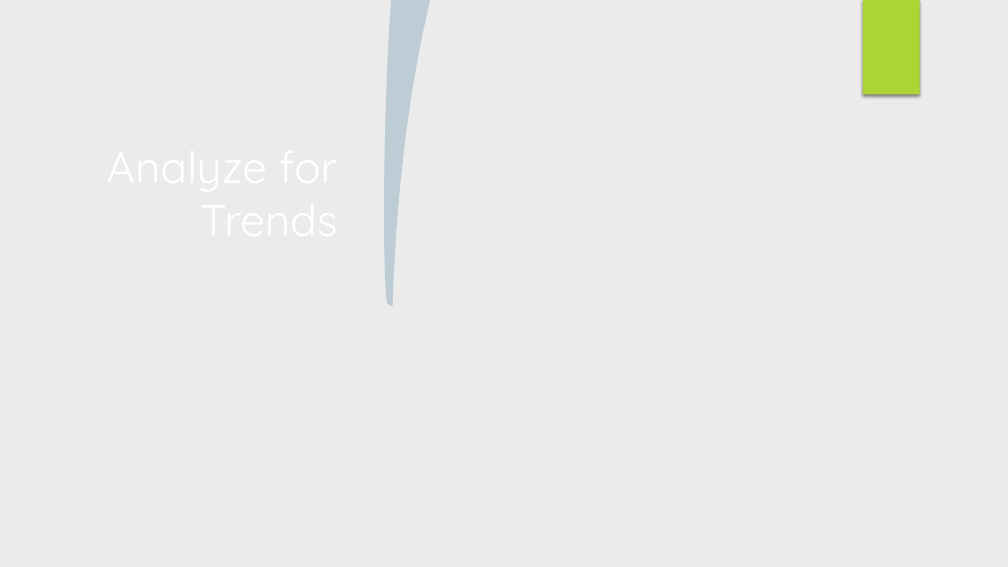
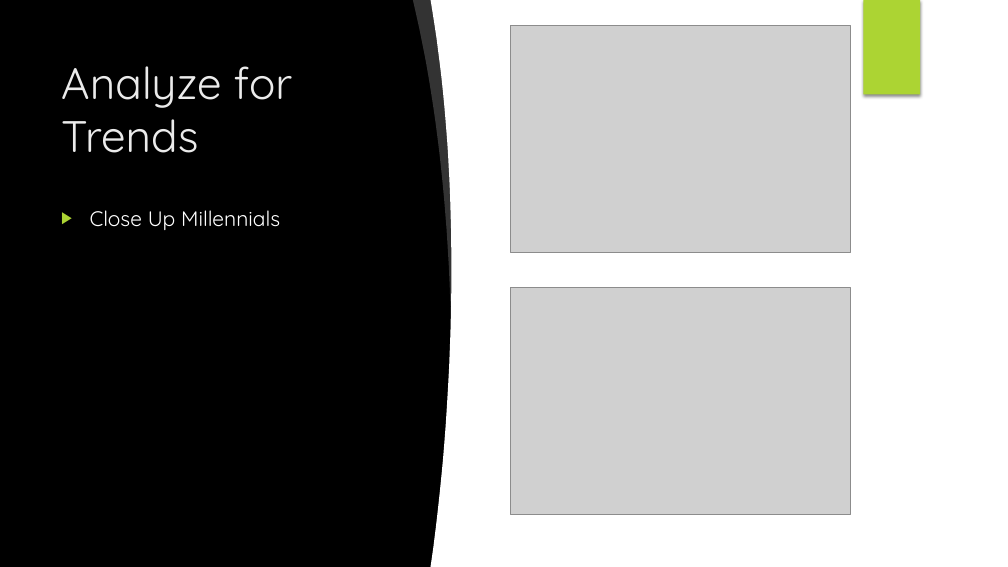
Before and after one commit to ludmilagd/SocialMediaUsageImpact, a slide deck: slide 15 of SocialMediaSuicideRate.pptx (slide 12 before the commit). Drawn at 1008x567 pixels with LibreOffice and Linux fonts; fonts in the diff are those of the drawing; grey boxes stand for pictures; background and template pictures are left out. Boxes give left, top, right and bottom in pixels: in the first picture for what was removed or moved away, otherwise in the second. Text is boxed around its words. In the diff, an @@ line names an element or a change of style, - is before the commit and + after.

```diff
--- a/SocialMediaSuicideRate.pptx
+++ b/SocialMediaSuicideRate.pptx
@@ background #EBEBEB to picture (left out) @@
@@ rectangle removed at [0, 0, 1008, 567] @@
@@ freeform shape: place and size @@
-freeform shape at [384, 0, 430, 307]
+freeform shape at [413, 0, 459, 307]
@@ freeform shape at [413, 0, 459, 307]: fill #0E5580 at 20% opacity to #FFFFFF at 20% opacity @@
@@ freeform shape added at [431, 0, 542, 567], fill #FFFFFF @@
@@ rectangle added at [504, 0, 1008, 567], fill #FFFFFF @@
@@ picture added at [510, 25, 851, 252] @@
@@ rectangle added at [863, 0, 920, 95], fill #ACD433 @@
@@ title "Analyze for Trends": place and size @@
-title "Analyze for Trends" at [54, 136, 345, 506]
+title "Analyze for Trends" at [61, 66, 293, 153]
@@ title "Analyze for Trends" at [61, 66, 293, 153]: text colour #FFFFFF to #EBEBEB; alignment right to left @@
@@ text added at [90, 210, 280, 230], 20 pt, text #FFFFFF @@
+▶ Close Up Millennials
@@ picture added at [510, 288, 851, 515] @@
```
Also in this commit, not shown: 2 other slides changed, 5 slides added, 1 other file.
